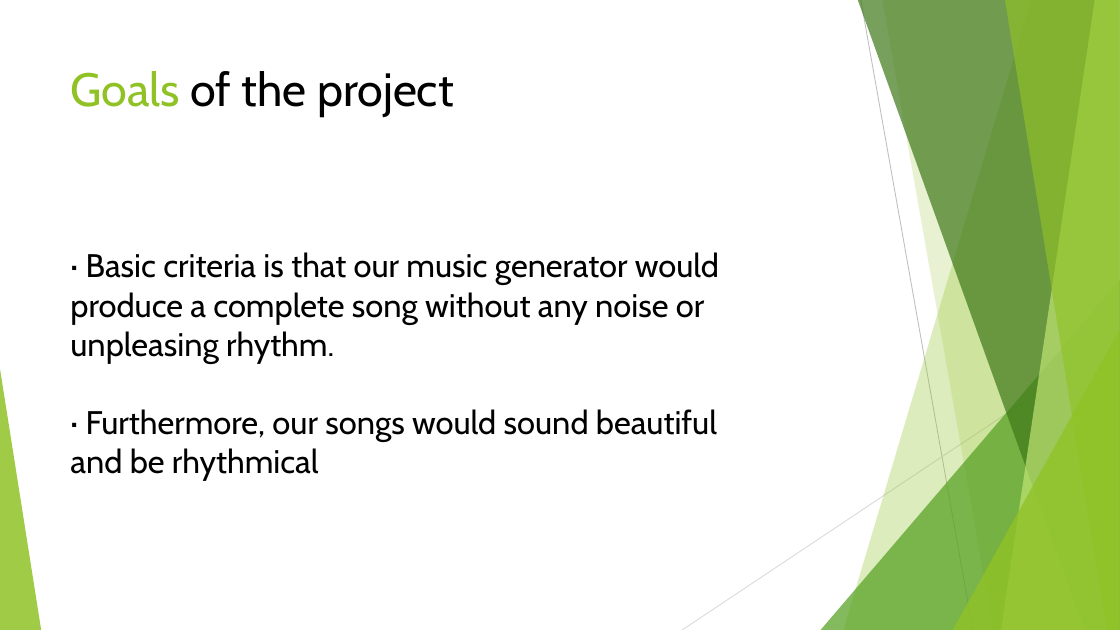
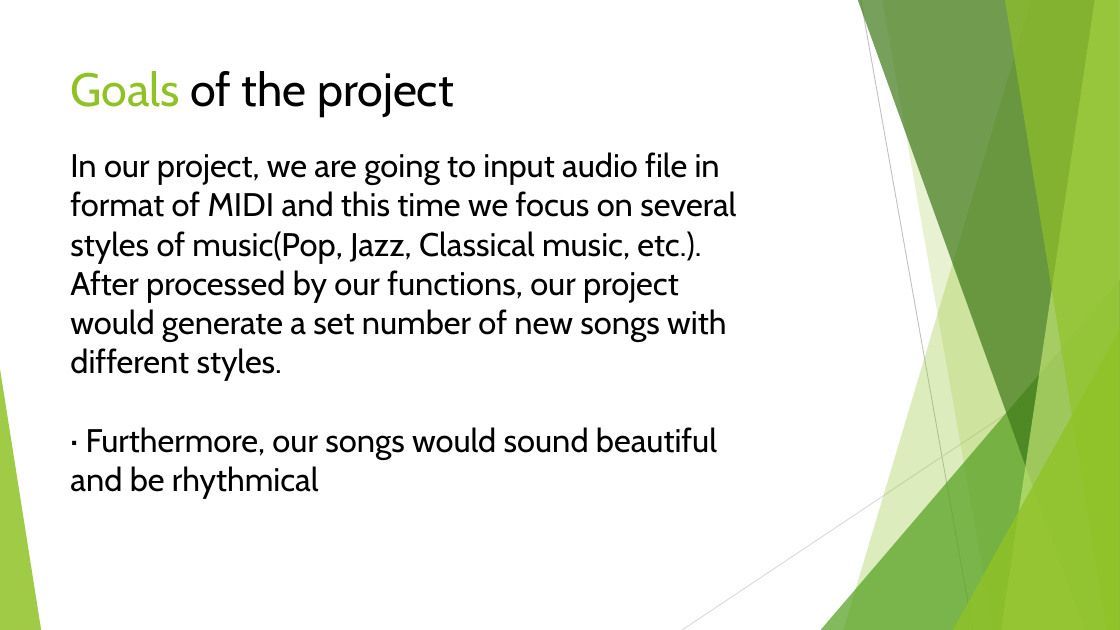
Before and after one commit to yingy4/Team4-Final-Project, a slide deck: slide 8 of smart music composer.pptx. Drawn at 1120x630 pixels with LibreOffice and Linux fonts; fonts in the diff are those of the drawing. Boxes give left, top, right and bottom in pixels: in the first picture for what was removed or moved away, otherwise in the second. Text is boxed around its words. In the diff, an @@ line names an element or a change of style, - is before the commit and + after.

```diff
--- a/smart music composer.pptx
+++ b/smart music composer.pptx
@@ text "In our project, we are ..." moved from (x1=70, y1=252, x2=719, y2=481) to (x1=70, y1=152, x2=736, y2=499) @@
@@ text at (x1=70, y1=152, x2=736, y2=381): text changed @@
-· Basic criteria is that our music generator would produce a complete song without any noise or unpleasing rhythm.
+In our project, we are going to input audio file in format of MIDI and this time we focus on several styles of music(Pop, Jazz, Classical music, etc.). After processed by our functions, our project would generate a set number of new songs with different styles.
```
Also in this commit, not shown: 2 other slides changed, 1 other file.
